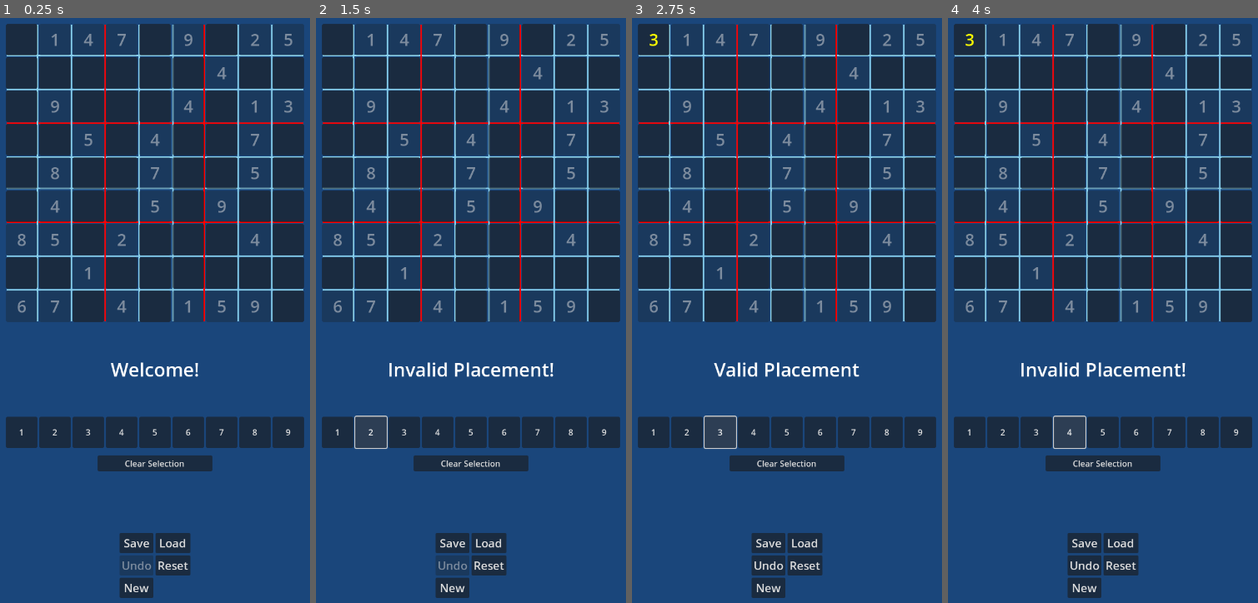
Above: before the commit, frames 1-4 (left to right).
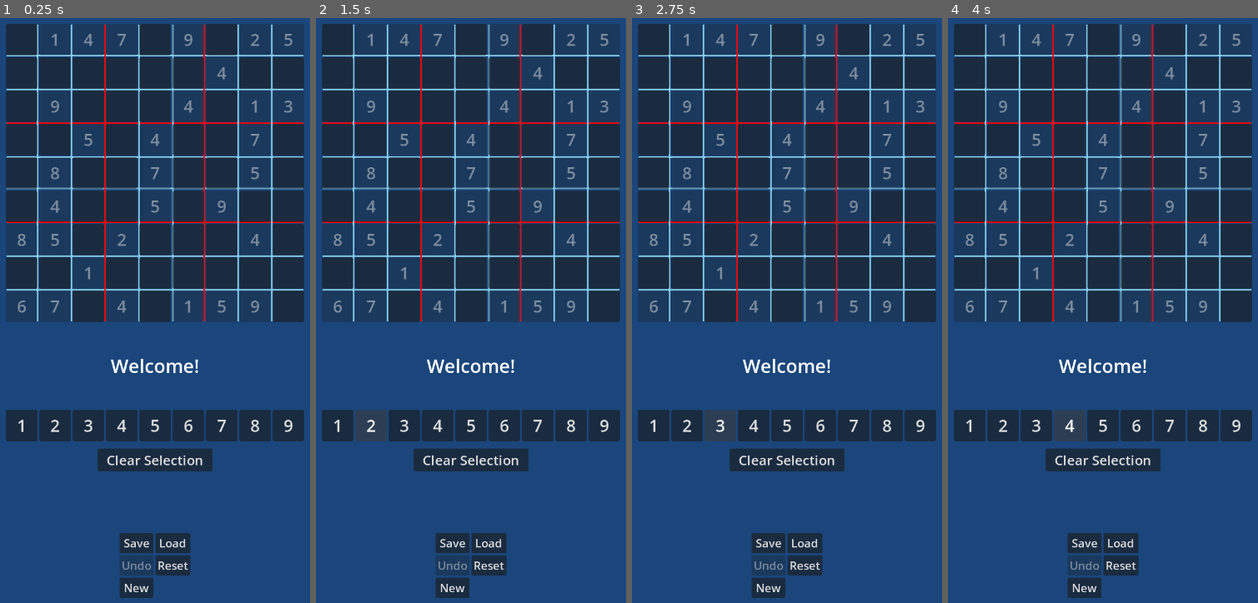
Above: after the commit, the same moments.

Repository: Ercan-Ozturk/sudokuapp
Game: Godot game, scene res://sudoku.tscn
Same seed, same stepped clock (60 frames per second), same inputs: the game is played once before the commit and once after it.
Inputs:
- Up to frame 1 (0.25 s): no input
- Up to frame 2 (1.5 s): click "1" at 0.5 s; click "2" at 1.25 s
- Up to frame 3 (2.75 s): click "3" at 2 s
- Up to frame 4 (4 s): click "3" at 2.75 s; click "4" at 3.5 s

The runs differ from the first frame. In frame 1, 3.7% of the frame differs, in the area x 1-99%, y 58-77%; in frame 2, 4.1%; in frame 3, 4.4%; in frame 4, 4.4%, in the area x 1-99%, y 2-96%.

Commit message:
Bugfix on selectedButton and focus button change

Diff:
--- a/sudoku.gd
+++ b/sudoku.gd
@@ -11,7 +11,7 @@
 var matrix = sudokus_list.pick_random()
 var rawMatrix = matrix.duplicate(true)
 var actions: Array[SudokuAction]
-var selectedButton: Vector2i
+var selectedButton: Vector2i = Vector2i(-1, -1)
 var config = ConfigFile.new()
 const SIZE = 9
 func _ready():
@@ -55,6 +55,7 @@
 	config.set_value("matrix", "sudoku", matrix.duplicate(true))
 	config.set_value("matrix", "rawMatrix", rawMatrix.duplicate(true))
 	config.save("res://savegame.cfg")
+
 	#save_game()
 func undo():
 	var lastAction: SudokuAction = actions.pop_back()
@@ -188,7 +189,7 @@
 	draw_line(Vector2(START_X + BUTTON_SIZE*7 + OFFSET*2.5, VERTICAL_START), Vector2(START_X + BUTTON_SIZE*7 + OFFSET*2.5, END_Y), Color.SKY_BLUE, 3.0)
 	draw_line(Vector2(START_X + BUTTON_SIZE*8 + OFFSET*3, VERTICAL_START), Vector2(START_X + BUTTON_SIZE*8 + OFFSET*3, END_Y), Color.SKY_BLUE, 3.0)
 func inputProcess(val):
-	if selectedButton != null:
+	if selectedButton[0] != -1:
 		if placeNumber(selectedButton.x, selectedButton.y, val):
 			print("Valid")
 			statusText.text = "Valid Placement"
@@ -197,7 +198,7 @@
 			print("Invalid placement")
 			statusText.text = "Invalid Placement!"
 func removeInput():
-	if selectedButton:
+	if selectedButton[0] != -1:
 		var row = selectedButton[0]
 		var	col = selectedButton[1]
 		game_grid[row][col].text = ""
@@ -235,6 +236,7 @@
 
 
 func _on_button1_pressed() -> void:
+
 	inputProcess(1)
 
 func _on_button_2_pressed() -> void:
--- a/sudoku.tscn
+++ b/sudoku.tscn
@@ -51,47 +51,65 @@
 [node name="Button" type="Button" parent="CanvasLayer/VBox/NumPad"]
 custom_minimum_size = Vector2(60, 60)
 layout_mode = 2
+focus_mode = 0
+theme_override_font_sizes/font_size = 32
 action_mode = 0
 text = "1"
 
 [node name="Button2" type="Button" parent="CanvasLayer/VBox/NumPad"]
 custom_minimum_size = Vector2(60, 60)
 layout_mode = 2
+focus_mode = 0
+theme_override_font_sizes/font_size = 32
 text = "2"
 
 [node name="Button3" type="Button" parent="CanvasLayer/VBox/NumPad"]
 custom_minimum_size = Vector2(60, 60)
 layout_mode = 2
+focus_mode = 0
+theme_override_font_sizes/font_size = 32
 text = "3"
 
 [node name="Button4" type="Button" parent="CanvasLayer/VBox/NumPad"]
 custom_minimum_size = Vector2(60, 60)
 layout_mode = 2
+focus_mode = 0
+theme_override_font_sizes/font_size = 32
 text = "4"
 
 [node name="Button5" type="Button" parent="CanvasLayer/VBox/NumPad"]
 custom_minimum_size = Vector2(60, 60)
 layout_mode = 2
+focus_mode = 0
+theme_override_font_sizes/font_size = 32
 text = "5"
 
 [node name="Button6" type="Button" parent="CanvasLayer/VBox/NumPad"]
 custom_minimum_size = Vector2(60, 60)
 layout_mode = 2
+focus_mode = 0
+theme_override_font_sizes/font_size = 32
 text = "6"
 
 [node name="Button7" type="Button" parent="CanvasLayer/VBox/NumPad"]
 custom_minimum_size = Vector2(60, 60)
 layout_mode = 2
+focus_mode = 0
+theme_override_font_sizes/font_size = 32
 text = "7"
 
 [node name="Button8" type="Button" parent="CanvasLayer/VBox/NumPad"]
 custom_minimum_size = Vector2(60, 60)
 layout_mode = 2
+focus_mode = 0
+theme_override_font_sizes/font_size = 32
 text = "8"
 
 [node name="Button9" type="Button" parent="CanvasLayer/VBox/NumPad"]
 custom_minimum_size = Vector2(60, 60)
 layout_mode = 2
+focus_mode = 0
+theme_override_font_sizes/font_size = 32
 text = "9"
 
 [node name="MarginContainer3" type="MarginContainer" parent="CanvasLayer/VBox"]
@@ -104,6 +122,7 @@
 [node name="ClearButton" type="Button" parent="CanvasLayer/VBox/MarginContainer3"]
 custom_minimum_size = Vector2(30, 30)
 layout_mode = 2
+theme_override_font_sizes/font_size = 26
 text = "Clear Selection
 "
 
